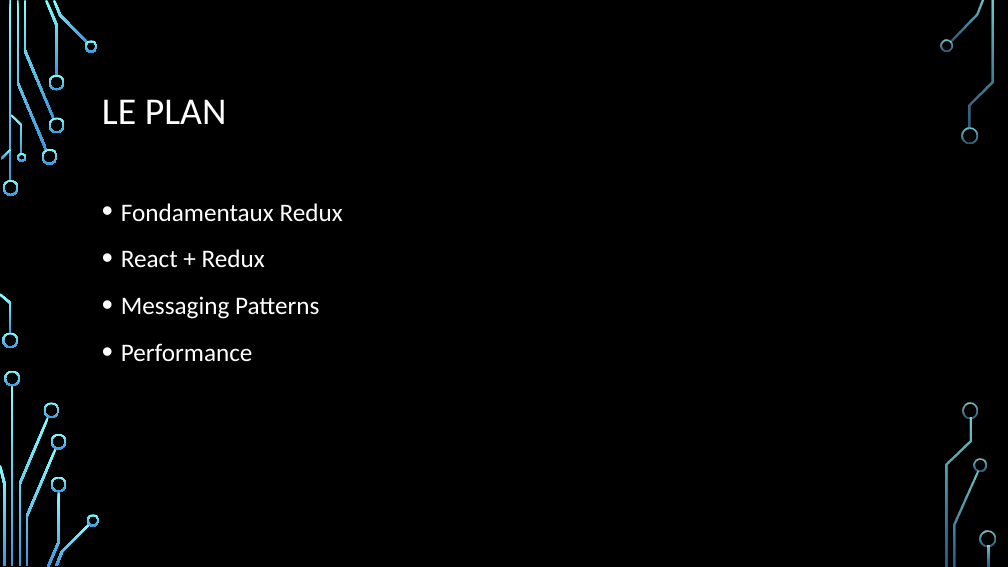
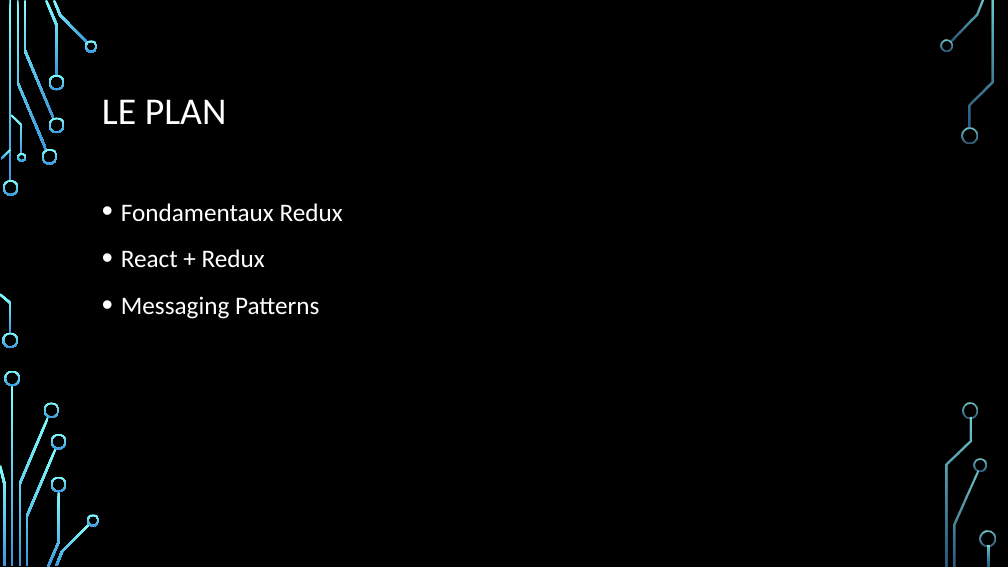
Before and after one commit to samuelgaudreau/formation-front-end-3, a slide deck: slide 2 of part-1/Redux+Patterns.pptx. Drawn at 1008x567 pixels with LibreOffice and Linux fonts; fonts in the diff are those of the drawing; background and template pictures are left out. Boxes give left, top, right and bottom in pixels: in the first picture for what was removed or moved away, otherwise in the second. Text is boxed around its words. In the diff, an @@ line names an element or a change of style, - is before the commit and + after.

```diff
--- a/part-1/Redux+Patterns.pptx
+++ b/part-1/Redux+Patterns.pptx
@@ text at box(121, 343, 253, 362): paragraph removed @@
-• Performance
```
Also in this commit, not shown: 1 other slide changed, 26 slides added, 4 other files.
